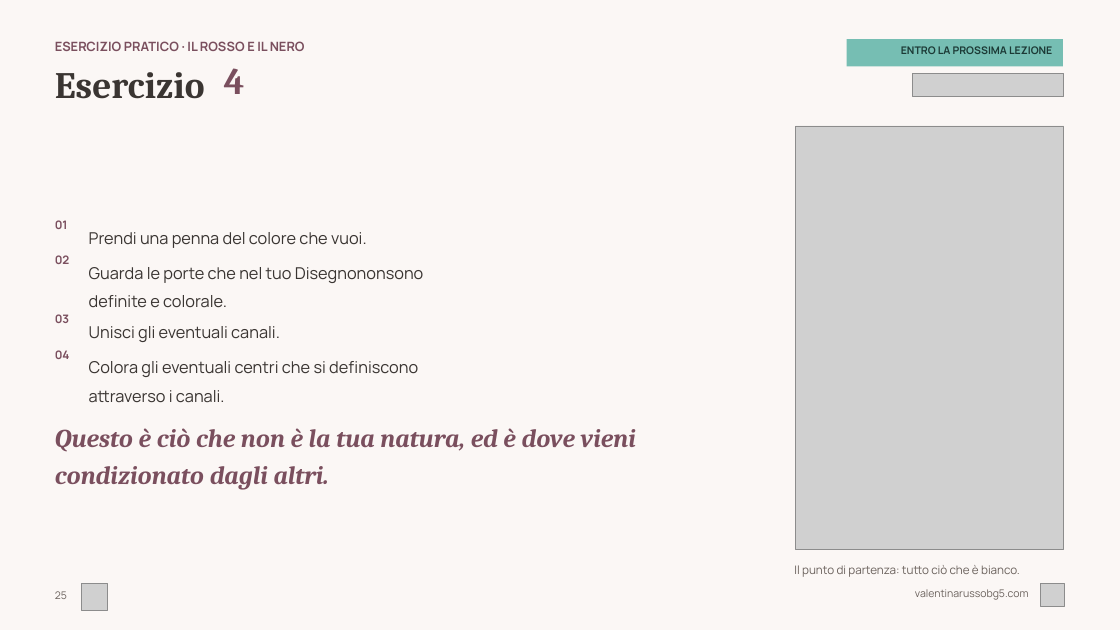
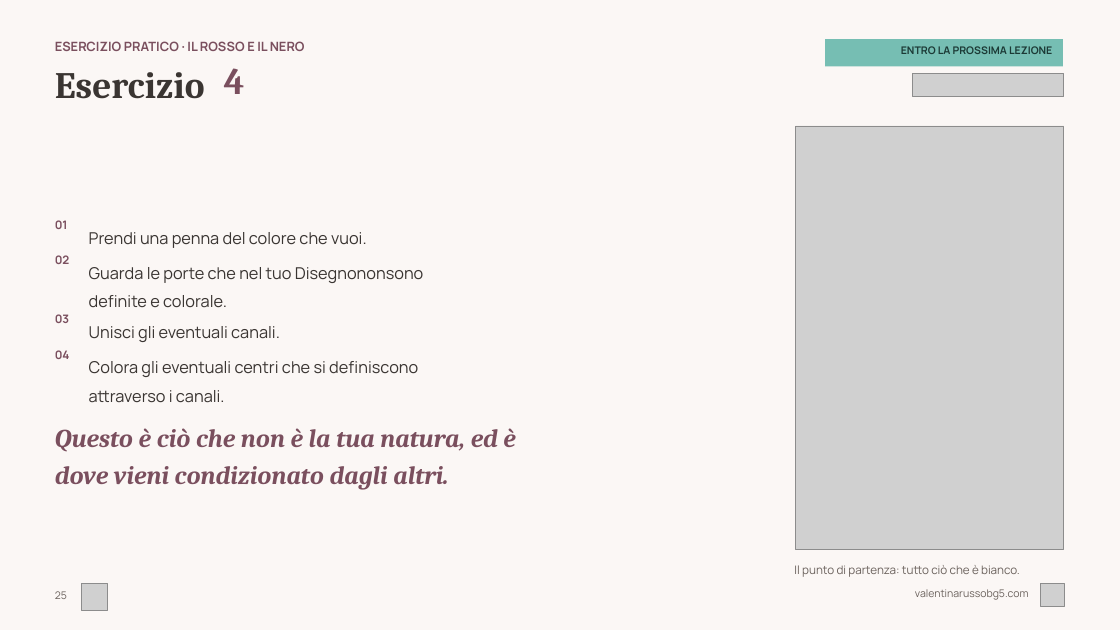
Before and after one commit to valentina-russo/valentinarusso-site, a slide deck: slide 25 of grav-site/root/kit-corso/corso-base-hd.pptx. Drawn at 1120x630 pixels with LibreOffice and Linux fonts; fonts in the diff are those of the drawing; grey boxes stand for pictures. Boxes give left, top, right and bottom in pixels: in the first picture for what was removed or moved away, otherwise in the second. Text is boxed around its words. In the diff, an @@ line names an element or a change of style, - is before the commit and + after.

```diff
--- a/grav-site/root/kit-corso/corso-base-hd.pptx
+++ b/grav-site/root/kit-corso/corso-base-hd.pptx
@@ rectangle "ENTRO LA PROSSIMA LEZIONE": place and size @@
-rectangle "ENTRO LA PROSSIMA LEZIONE" at box(847, 39, 1063, 67)
+rectangle "ENTRO LA PROSSIMA LEZIONE" at box(825, 39, 1063, 67)
@@ text at box(89, 361, 418, 403): text changed @@
-Colora gli eventuali centri che si definiscono attraverso i canali.
+Colora gli eventuali centri che si definiscono
+attraverso i canali.
@@ text at box(55, 428, 516, 490): text changed @@
-Questo è ciò che non è la tua natura, ed è dove vieni condizionato dagli altri.
+Questo è ciò che non è la tua natura, ed è
+dove vieni condizionato dagli altri.
```
Also in this commit, not shown: 29 other slides changed, 1 other file.
